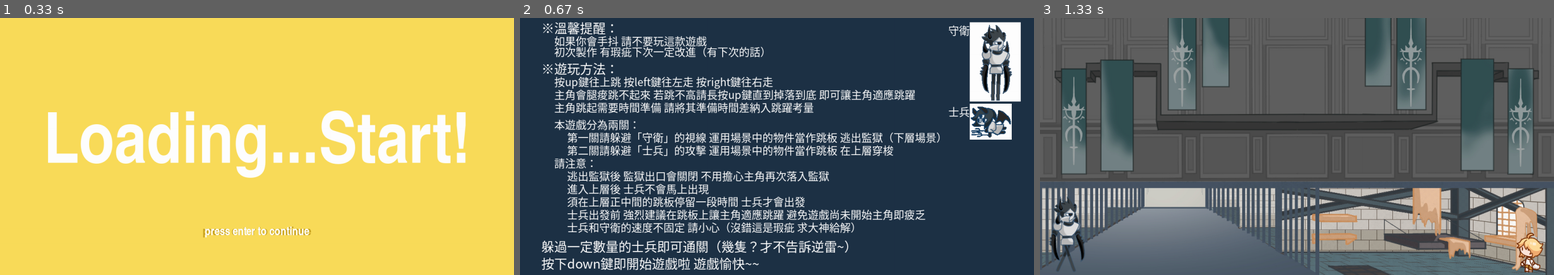
Above: before the commit, frames 1-3 (left to right).
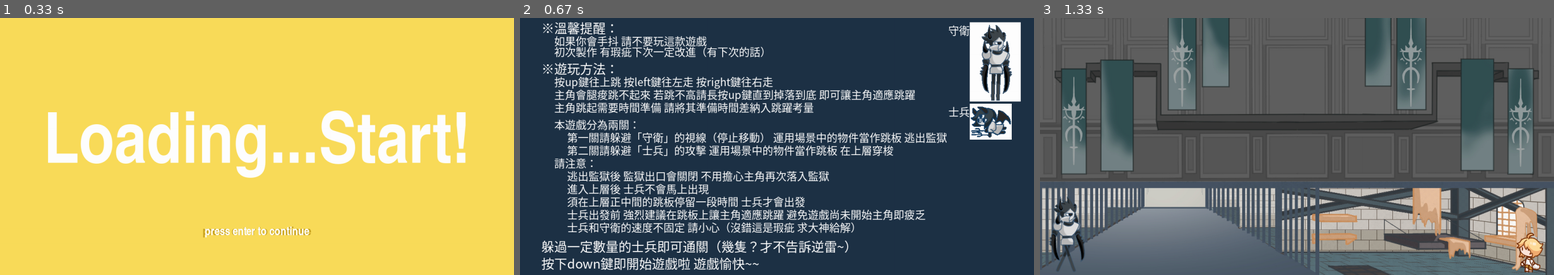
Above: after the commit, the same moments.

Repository: 11132020Emily/2023_2012-2020_pygame
Game: pygame game, started from #最近更新_2023_0607.py
Two runs of this game, one before a commit and one after it. Both use one fixed random seed, a clock stepped at 60 frames per second and the inputs below.
Inputs:
- Up to frame 1 (0.33 s): no input
- Up to frame 2 (0.67 s): tap Enter at 0.33 s
- Up to frame 3 (1.33 s): hold Down from 1.17 s (still down)

Frame 1 is identical in both runs. In frame 2, 1.3% of the frame differs, in the area x 36-83%, y 44-49%; in frame 3, nothing differs.

Commit message:
newest_uplosding

Diff:
--- a/#最近更新_2023_0607.py
+++ b/#最近更新_2023_0607.py
@@ -321,7 +321,7 @@
     text4 = f1.render("主角會腿痠跳不起來 若跳不高請長按up鍵直到掉落到底 即可讓主角適應跳躍",True,(255,255,255))
     text5 = f1.render("主角跳起需要時間準備 請將其準備時間差納入跳躍考量",True,(255,255,255))
     text6 = f1.render("本遊戲分為兩關：",True,(255,255,255))
-    text7 = f1.render("第一關請躲避「守衛」的視線 運用場景中的物件當作跳板 逃出監獄（下層場景）",True,(255,255,255))
+    text7 = f1.render("第一關請躲避「守衛」的視線（停止移動） 運用場景中的物件當作跳板 逃出監獄",True,(255,255,255))
     text8 = f1.render("第二關請躲避「士兵」的攻擊 運用場景中的物件當作跳板 在上層穿梭",True,(255,255,255))
     text9 = f1.render("請注意：",True,(255,255,255))
     text10 = f1.render("逃出監獄後 監獄出口會關閉 不用擔心主角再次落入監獄",True,(255,255,255))
